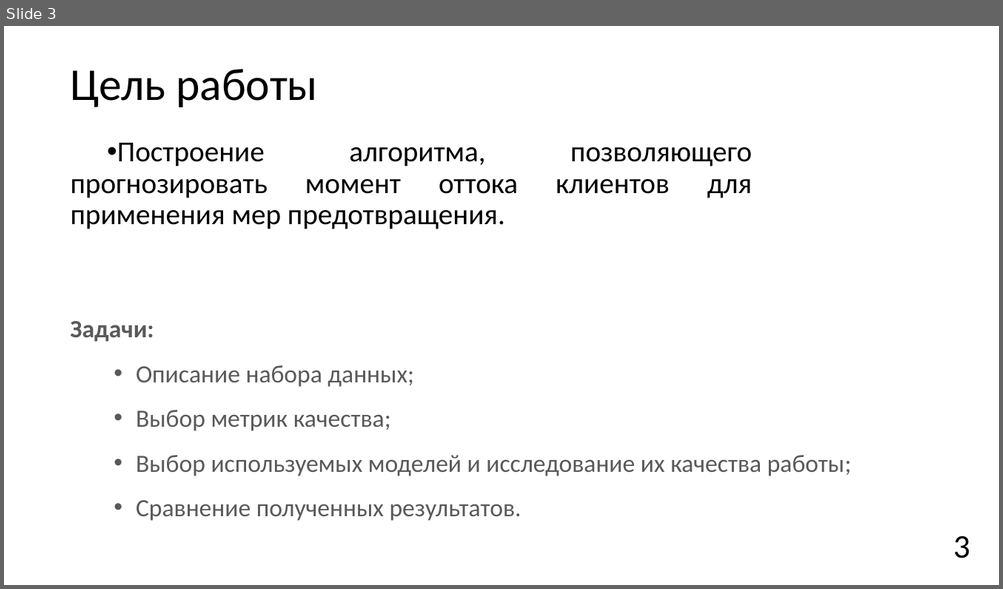
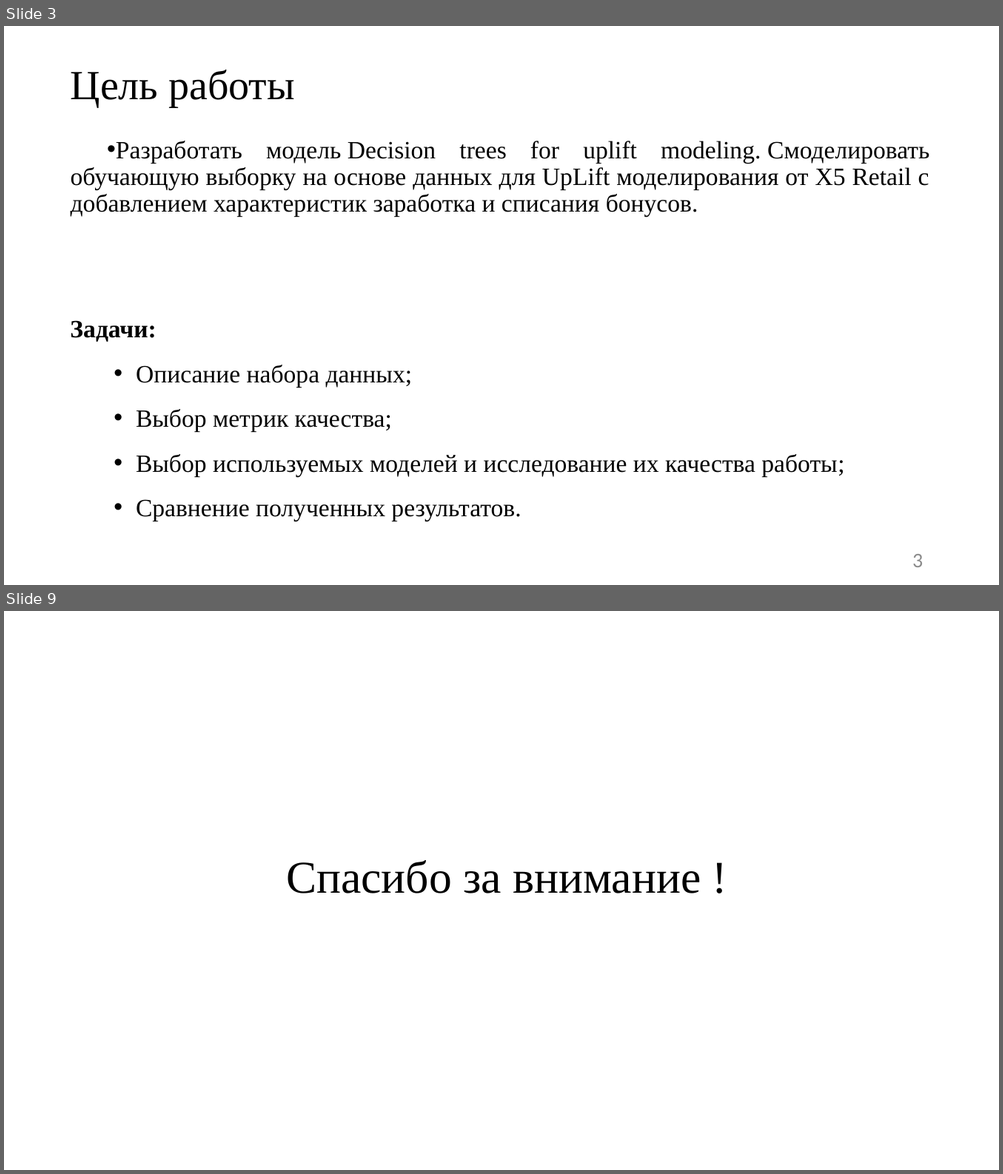
Before and after one commit to JacKira/MastersDegree, a slide deck: Отчет_3_сем/speech.pptx. Shown one above the other, each under a label of ours: slide 3 before the commit, slides 3 and 9 after it; the slides between them are not shown. The pictures are 1003x589 and 1003x1174 pixels, drawn with LibreOffice and Linux fonts; fonts in the diff are those of the drawing. Boxes give left, top, right and bottom in pixels: in the first picture for what was removed or moved away, otherwise in the second. Text is boxed around its words. In the diff, an @@ line names an element or a change of style, - is before the commit and + after.

```diff
--- a/Отчет_3_сем/speech.pptx
+++ b/Отчет_3_сем/speech.pptx
@@ slide 9 added at (4, 611, 999, 1170), background #FFFFFF @@
@@ title added at (286, 860, 700, 894), 44 pt, text #000000 @@
+Спасибо за внимание !
@@ slide 3 changed as well @@
@@ title "Цель работы" at (71, 70, 295, 107): size 44 to 40 pt, font Calibri to Times New Roman @@
@@ text at (71, 141, 929, 217): text changed; size 28 to 24 pt; font Calibri to Times New Roman @@
-• Построение алгоритма, позволяющего прогнозировать момент оттока клиентов для применения мер предотвращения.
+• Разработать модель Decision trees for uplift modeling. Смоделировать обучающую выборку на основе данных для UpLift моделирования от X5 Retail с добавлением характеристик заработка и списания бонусов.
@@ text "Задачи:" at (70, 321, 844, 522): font Calibri to Times New Roman, text colour #595959 to #000000 @@
@@ page number: place and size @@
-page number at (953, 537, 970, 559)
+page number at (912, 554, 922, 568)
@@ page number at (912, 554, 922, 568): size 32 to 20 pt, text colour #000000 to #8C8C8C @@
```
Also in this commit, not shown: 2 other slides changed, 9 other slides added, 1 slide removed, 1 other file.
